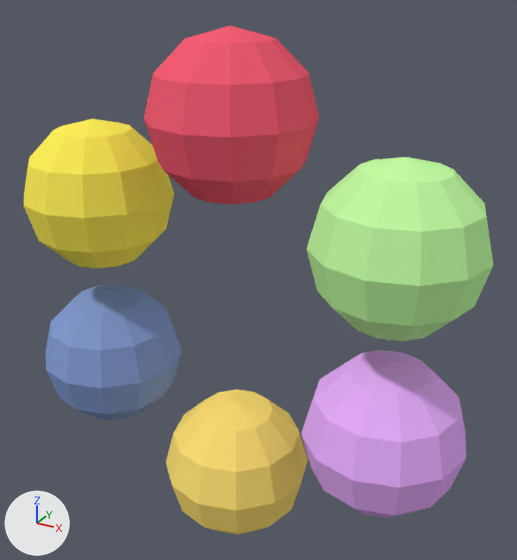
A saved change to the Blender file assets/Archipelago Minicon.blend.
Both versions are drawn from a 50 mm lens placed at (1.059, -1.767, 1.849), pointed at (0.05, 0.068, 0.931). The axes (+X, +Y, +Z) are drawn at lower left. The lights are the same throughout. The older version comes first.

The older version as bpy lines, for what is in view:
```python
ob_obj_0 = bpy.data.objects.new('obj_0', me_obj_0_001)
ob_obj_0.parent = ob_n7_dummy
ob_obj_0.location = (0.0, 0.0, 0.0)
ob_obj_1 = bpy.data.objects.new('obj_1', me_obj_1_001)
ob_obj_1.parent = ob_n7_dummy
ob_obj_1.location = (0.0, 0.0, 0.0)
ob_obj_2 = bpy.data.objects.new('obj_2', me_obj_2_001)
ob_obj_2.parent = ob_n7_dummy
ob_obj_2.location = (0.0, 0.0, 0.0)
ob_obj_3 = bpy.data.objects.new('obj_3', me_obj_3_001)
ob_obj_3.parent = ob_n7_dummy
ob_obj_3.location = (0.0, 0.0, 0.0)
ob_obj_4 = bpy.data.objects.new('obj_4', me_obj_4_001)
ob_obj_4.parent = ob_n7_dummy
ob_obj_4.location = (0.0, 0.0, 0.0)
ob_obj_5 = bpy.data.objects.new('obj_5', me_obj_5_001)
ob_obj_5.parent = ob_n7_dummy
ob_obj_5.location = (0.0, 0.0, 0.0)
```
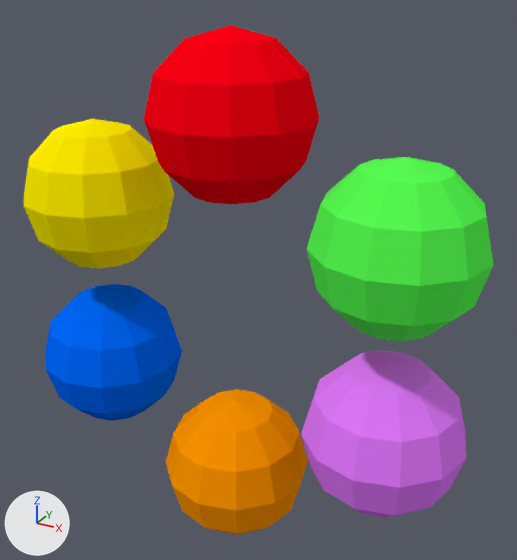
What differs and where, as boxes (x1, y1, x2, y2) in the pictures (517 x 560 px):
'obj_4', recoloured (darker)
    both: (307, 157, 493, 341)
'obj_5', recoloured (darker)
    both: (144, 25, 319, 204)
'obj_3', recoloured
    both: (301, 350, 466, 518)
'obj_0', recoloured
    both: (23, 119, 174, 268)
'obj_2', recoloured (yellow to orange)
    both: (166, 390, 308, 535)
'obj_1', recoloured (darker)
    both: (45, 284, 182, 421)

The edits, one by one:
Picture 'RedSphere' (img_redsphere) is new.
Picture 'GreenSphere' (img_greensphere) is new.
Picture 'PurpleSphere' (img_purplesphere) is new.
Picture 'OrangeSphere' (img_orangesphere) is new.
Picture 'BlueSphere' (img_bluesphere) is new.
Picture 'YellowSphere' (img_yellowsphere) is new.
Material 'M4_Element0' (mat_m4_element0) is new.
Its texture is img_redsphere.
Its roughness is 1.0.
Its specular ior level is 0.0.
Material 'M9_Element0.001' (mat_m9_element0_001) is new.
Its texture is img_greensphere.
Its roughness is 1.0.
Its specular ior level is 0.0.
Material 'M8_Element0.002' (mat_m8_element0_002) is new.
Its texture is img_purplesphere.
Its roughness is 1.0.
Its specular ior level is 0.0.
Material 'M7_Element0.002' (mat_m7_element0_002) is new.
Its texture is img_orangesphere.
Its roughness is 1.0.
Its specular ior level is 0.0.
Material 'M6_Element0' (mat_m6_element0) is new.
Its texture is img_bluesphere.
Its roughness is 1.0.
Its specular ior level is 0.0.
Material 'M5_Element0' (mat_m5_element0) is new.
Its texture is img_yellowsphere.
Its roughness is 1.0.
Its specular ior level is 0.0.
me_obj_0_001 has 62 vertices, 120 faces and spans x -0.77..-0.27, y -0.25..0.25, z 0.9..1.4.
me_obj_0_001 no longer uses material mat_color_16768282_001 (yellow #ffef5a).
me_obj_0_001 gains material mat_m5_element0 (picture img_yellowsphere).
me_obj_1_001 has 62 vertices, 120 faces and spans x -0.77..-0.27, y -0.25..0.25, z 0.3..0.8.
me_obj_1_001 no longer uses material mat_color_3888547_001 (blue #849cd1).
me_obj_1_001 gains material mat_m6_element0 (picture img_bluesphere).
me_obj_2_001 has 62 vertices, 120 faces and spans x -0.25..0.25, y -0.25..0.25, z 0.0..0.5.
me_obj_2_001 no longer uses material mat_color_16760877_001 (yellow #ffe174).
me_obj_2_001 gains material mat_m7_element0_002 (picture img_orangesphere).
me_obj_3_001 has 62 vertices, 120 faces and spans x 0.27..0.77, y -0.25..0.25, z 0.3..0.8.
me_obj_3_001 no longer uses material mat_color_13659391_001 (purple #e9aeff).
me_obj_3_001 gains material mat_m8_element0_002 (picture img_purplesphere).
me_obj_4_001 has 62 vertices, 120 faces and spans x 0.27..0.77, y -0.25..0.25, z 0.9..1.4.
me_obj_4_001 no longer uses material mat_color_9305952_001 (green #c4ffa5).
me_obj_4_001 gains material mat_m9_element0_001 (picture img_greensphere).
me_obj_5_001 has 62 vertices, 120 faces and spans x -0.25..0.25, y -0.25..0.25, z 1.2..1.7.
me_obj_5_001 no longer uses material mat_color_15277357_001 (red #f55f74).
me_obj_5_001 gains material mat_m4_element0 (picture img_redsphere).
